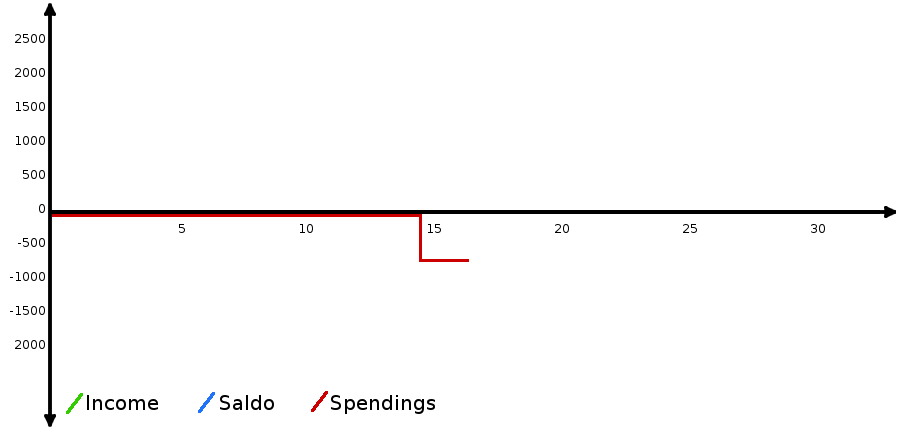
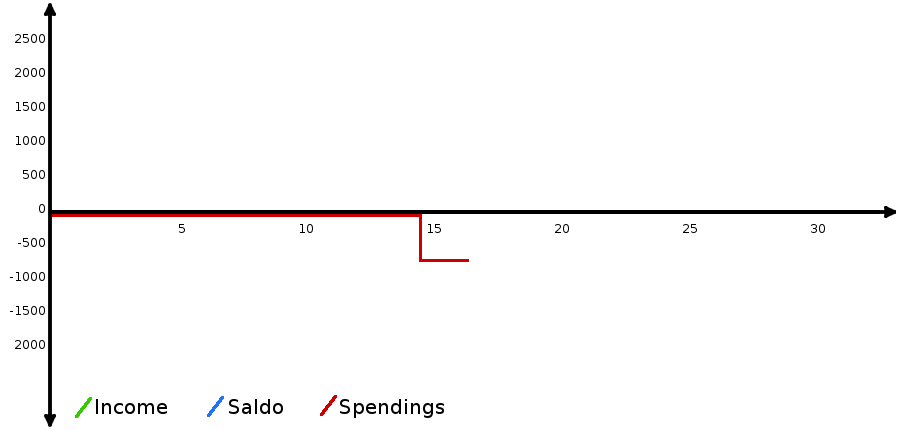
Layered file, before and after one edit (900 x 430). Changes by layer:
painted on "Eingefügte Ebene" over (x1=66, y1=391, x2=444, y2=418)
